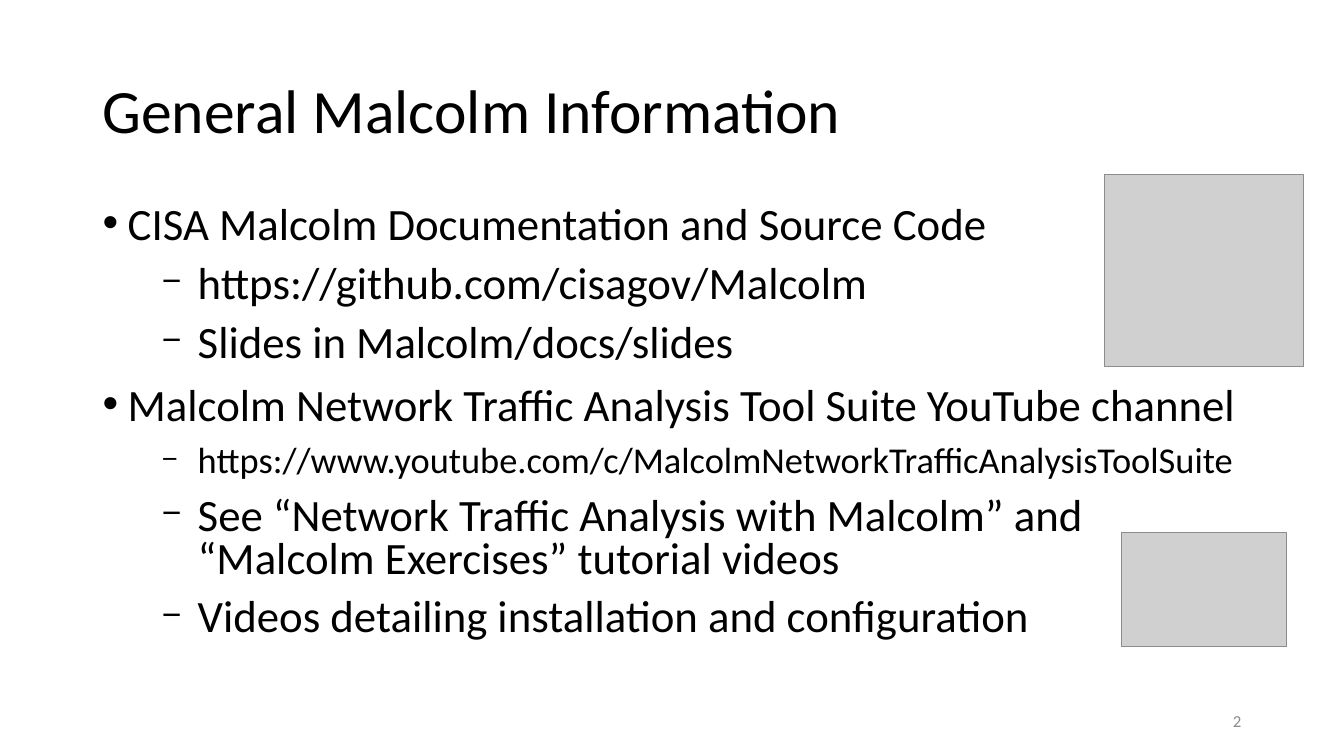
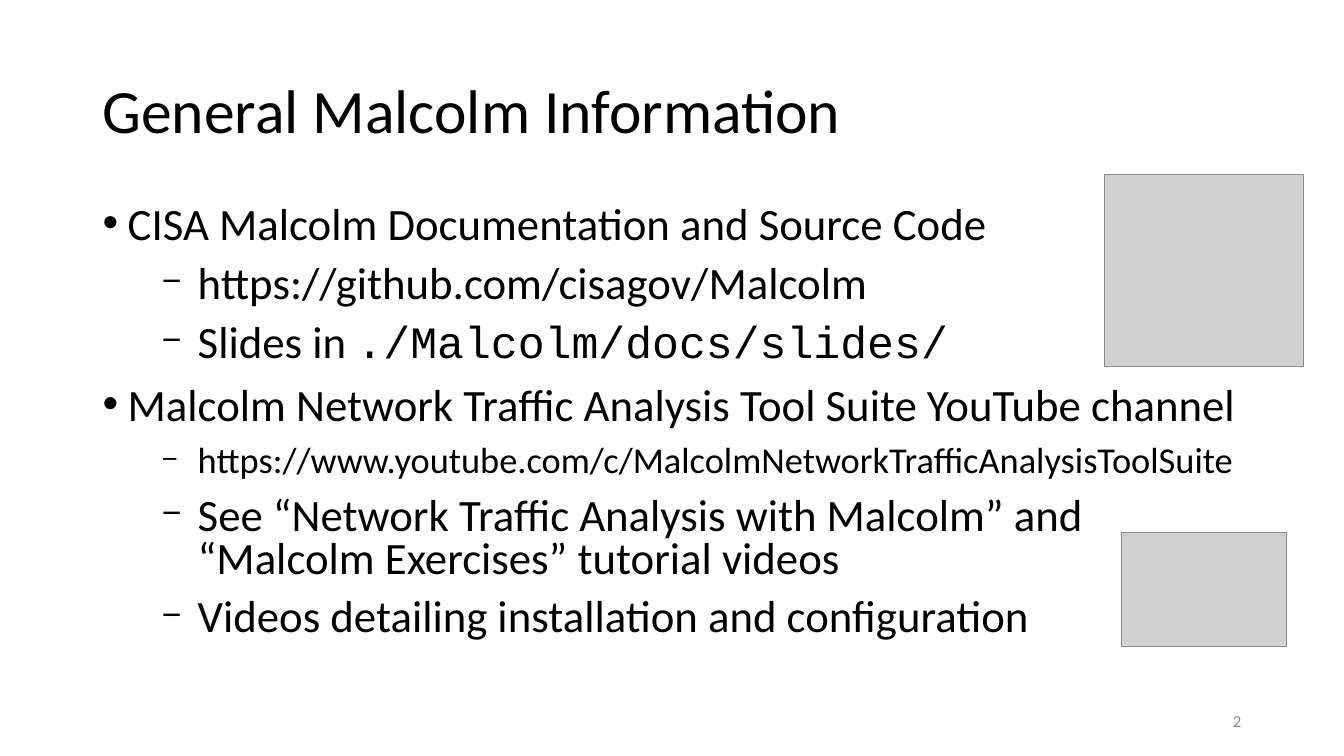
Before and after one commit to cisagov/Malcolm, a slide deck: slide 2 of docs/slides/Malcolm OT Protocol Support.odp. Drawn at 1344x756 pixels with LibreOffice and Linux fonts; fonts in the diff are those of the drawing; grey boxes stand for pictures. Boxes give left, top, right and bottom in pixels: in the first picture for what was removed or moved away, otherwise in the second. Text is boxed around its words. In the diff, an @@ line names an element or a change of style, - is before the commit and + after.

```diff
--- a/docs/slides/Malcolm OT Protocol Support.odp
+++ b/docs/slides/Malcolm OT Protocol Support.odp
@@ text at [198, 326, 947, 359]: text changed; font Calibri to Courier New @@
-  − Slides in Malcolm/docs/slides
+  − Slides in ./Malcolm/docs/slides/
```
Also in this commit, not shown: 1 slide removed, 1 other file.
